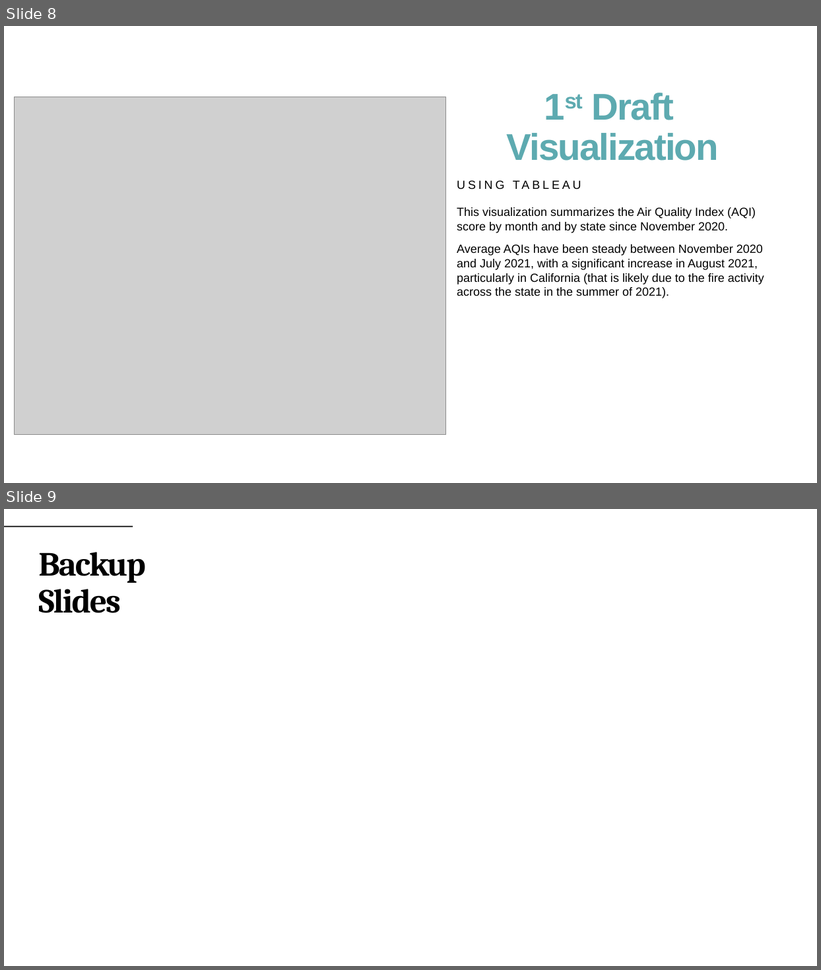
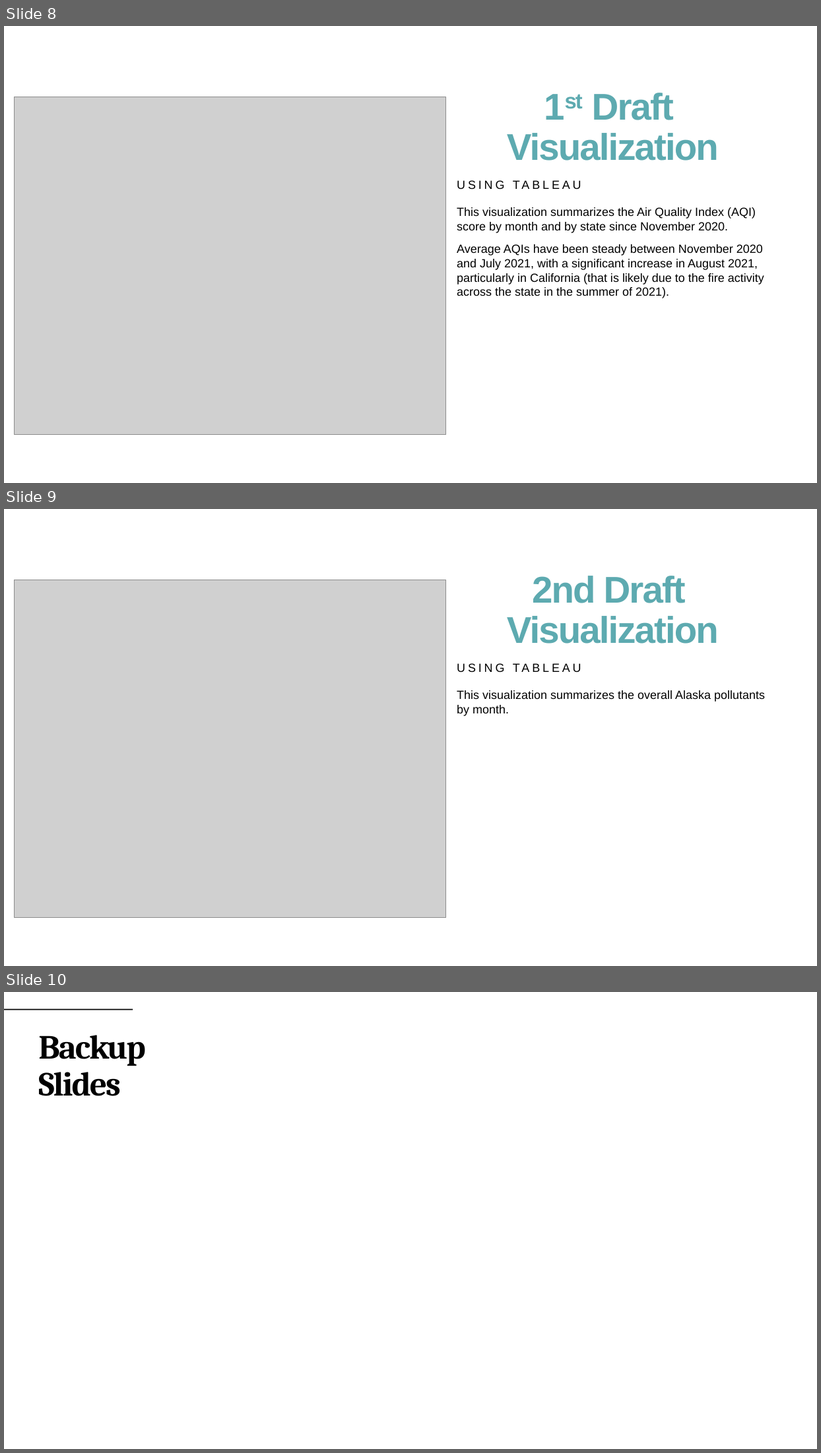
Before and after one commit to mereilly/AQI_Module_20_Final_Project, a slide deck: OpenWeather_AQI_Presentation_Draft.pptx. Shown one above the other, each under a label of ours: slides 8 and 9 before the commit, slides 8, 9 and 10 after it. The pictures are 821x970 and 821x1453 pixels, drawn with LibreOffice and Linux fonts; fonts in the diff are those of the drawing; grey boxes stand for pictures. Boxes give left, top, right and bottom in pixels: in the first picture for what was removed or moved away, otherwise in the second. Text is boxed around its words. In the diff, an @@ line names an element or a change of style, - is before the commit and + after.

```diff
--- a/OpenWeather_AQI_Presentation_Draft.pptx
+++ b/OpenWeather_AQI_Presentation_Draft.pptx
@@ slide 9 added at (4,509,817,966), background #FFFFFF @@
@@ picture added at (15,580,446,918) @@
@@ title added at (507,576,719,644), 44 pt, text #5DAAB0, bold @@
+2nd Draft Visualization
@@ text added at (457,659,775,681), 14 pt, text #000000 @@
+USING TABLEAU
@@ text added at (457,691,765,716), 14 pt, text #000000 @@
+This visualization summarizes the overall Alaska pollutants by month.
@@ what was slide 9 is now slide 10 @@
```
Also in this commit, not shown: 2 other files.
